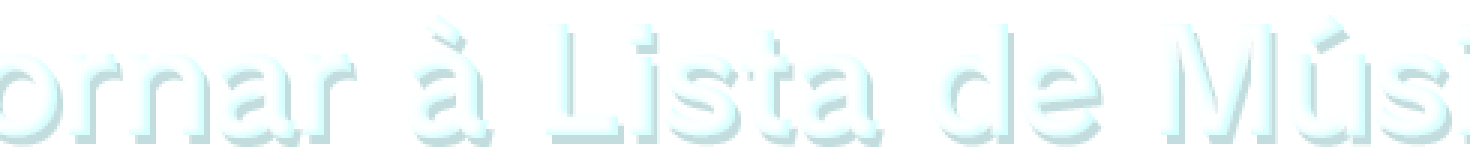
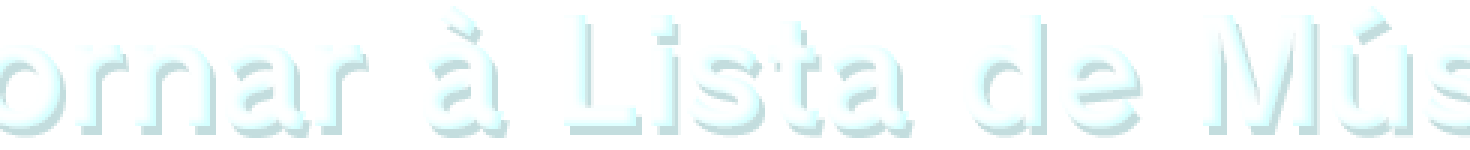
Layers edited between the first and the second w=1470, h=150 image:
added layer "Retornar à Lista de Músicas V2" above "Return to Song List V2" over [0, 6, 1470, 129]
hid "Retornar à Lista de Músicas" over [0, 15, 1470, 138]
